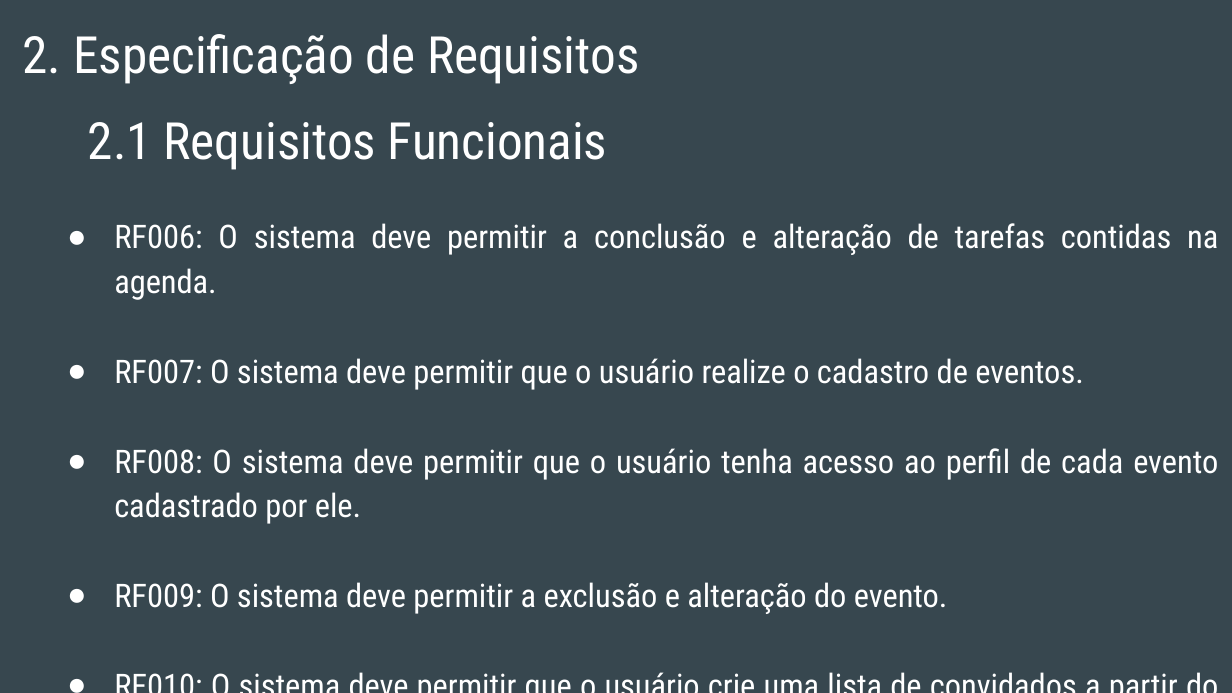
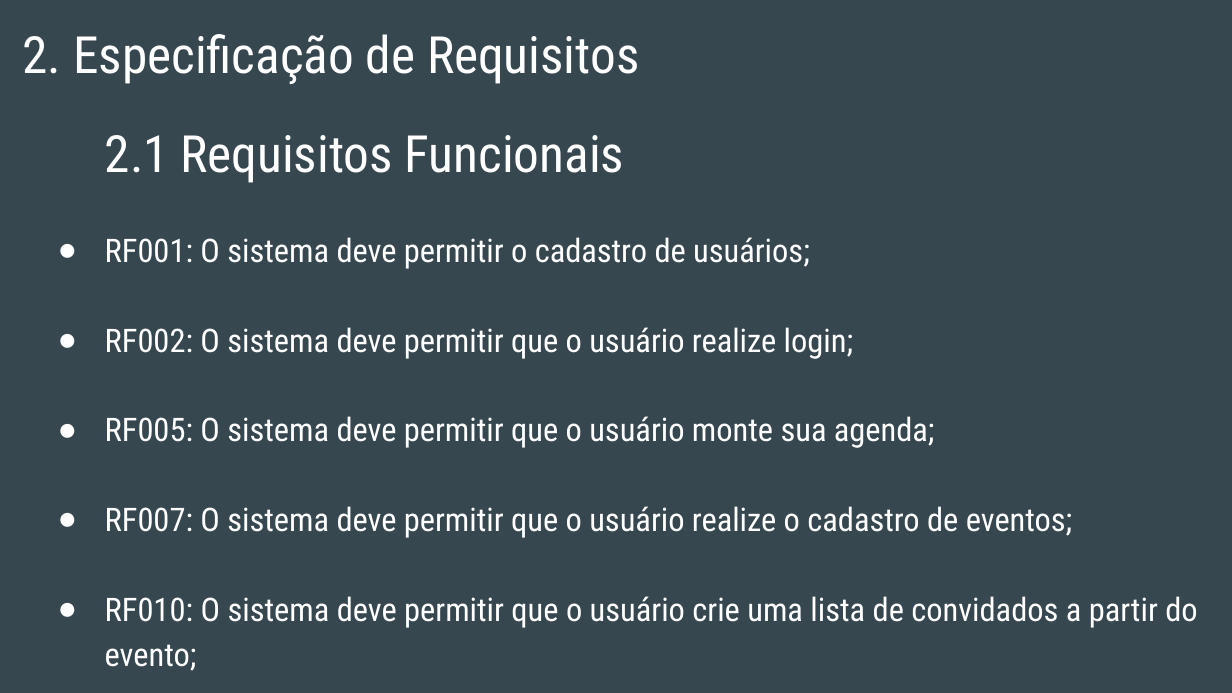
Before and after one commit to biancaleithold/Tcc, a slide deck: slide 3 of documentacao/Projeto Integrador 2019 CELEBRATE FESTAS E EVENTOS.pptx (slide 4 before the commit). Drawn at 1232x693 pixels with LibreOffice and Linux fonts; fonts in the diff are those of the drawing. Boxes give left, top, right and bottom in pixels: in the first picture for what was removed or moved away, otherwise in the second. Text is boxed around its words. In the diff, an @@ line names an element or a change of style, - is before the commit and + after.

```diff
--- a/documentacao/Projeto Integrador 2019 CELEBRATE FESTAS E EVENTOS.pptx
+++ b/documentacao/Projeto Integrador 2019 CELEBRATE FESTAS E EVENTOS.pptx
@@ text "2.1 Requisitos Funcionais": place and size @@
-text "2.1 Requisitos Funcionais" at [88, 122, 1218, 614]
+text "2.1 Requisitos Funcionais" at [105, 135, 1197, 628]
@@ text at [105, 135, 624, 183]: indent changed @@
@@ text at [105, 237, 1197, 628]: text changed @@
-● RF006: O sistema deve permitir a conclusão e alteração de tarefas contidas na agenda.
-● RF007: O sistema deve permitir que o usuário realize o cadastro de eventos.
-● RF008: O sistema deve permitir que o usuário tenha acesso ao perfil de cada evento cadastrado por ele.
-● RF009: O sistema deve permitir a exclusão e alteração do evento.
-● RF010: O sistema deve permitir que o usuário crie uma lista de convidados a partir do evento.
+● RF001: O sistema deve permitir o cadastro de usuários;
+● RF002: O sistema deve permitir que o usuário realize login;
+● RF005: O sistema deve permitir que o usuário monte sua agenda;
+● RF007: O sistema deve permitir que o usuário realize o cadastro de eventos;
+● RF010: O sistema deve permitir que o usuário crie uma lista de convidados a partir do evento;
```
Also in this commit, not shown: 2 other slides changed, 2 slides removed, 16 other files.
